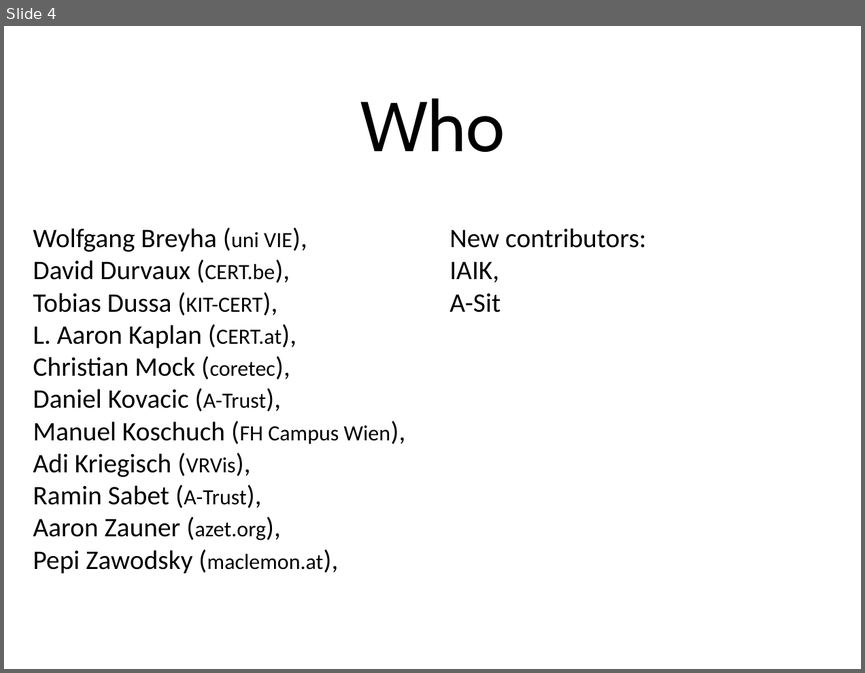
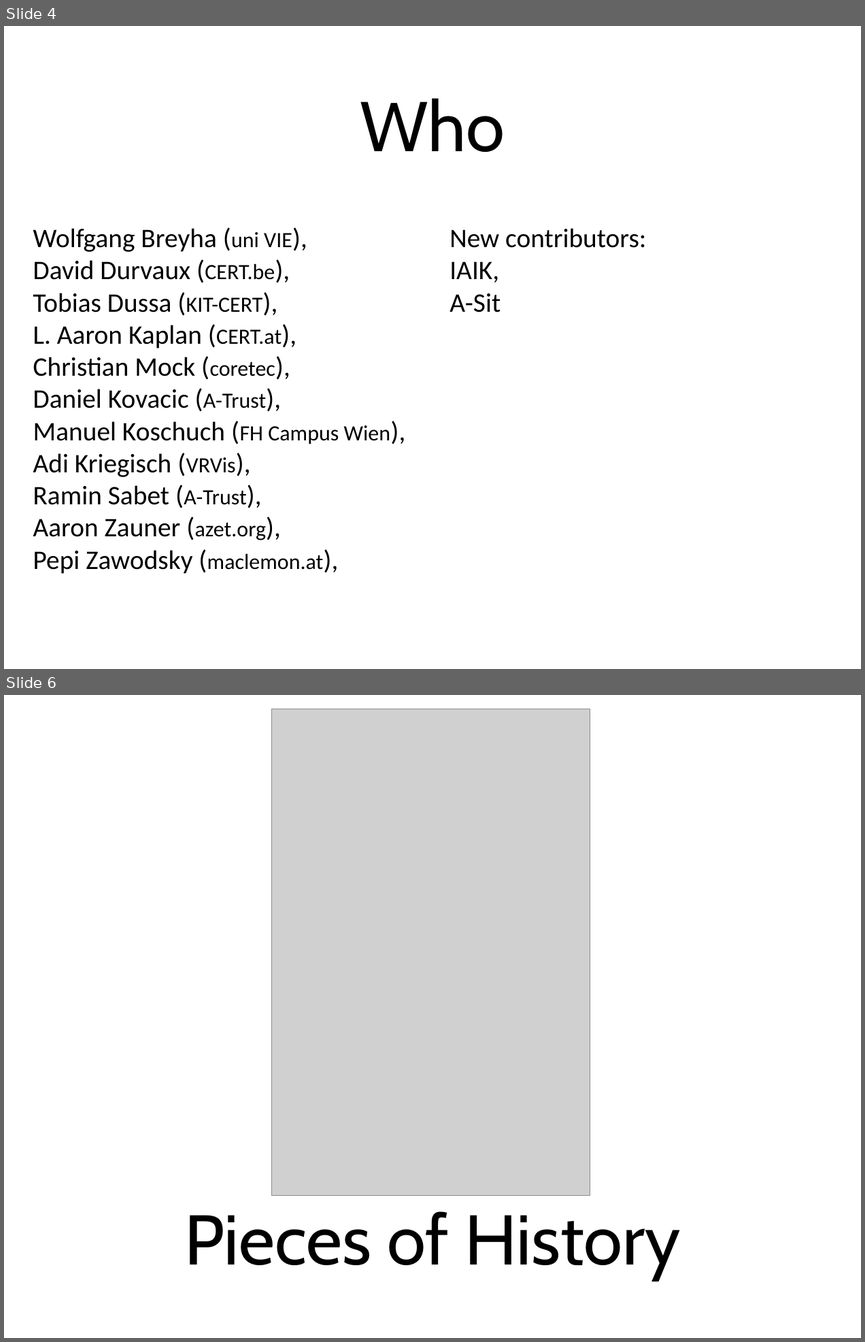
Before and after one commit to BetterCrypto/Applied-Crypto-Hardening, a slide deck: presentations/M3AWWG/draft_m3aawg.pptx. Shown one above the other, each under a label of ours: slide 4 before the commit, slides 4 and 6 after it; the slides between them are not shown. The pictures are 865x673 and 865x1342 pixels, drawn with LibreOffice and Linux fonts; fonts in the diff are those of the drawing; grey boxes stand for pictures. Boxes give left, top, right and bottom in pixels: in the first picture for what was removed or moved away, otherwise in the second. Text is boxed around its words. In the diff, an @@ line names an element or a change of style, - is before the commit and + after.

```diff
--- a/presentations/M3AWWG/draft_m3aawg.pptx
+++ b/presentations/M3AWWG/draft_m3aawg.pptx
@@ slide 6 added at [4, 695, 861, 1338], background #FFFFFF @@
@@ picture added at [272, 709, 589, 1195] @@
@@ title added at [184, 1211, 680, 1280], 84 pt, text #000000 @@
+Pieces of History
```
Also in this commit, not shown: 9 slides changed, 4 other slides added.
